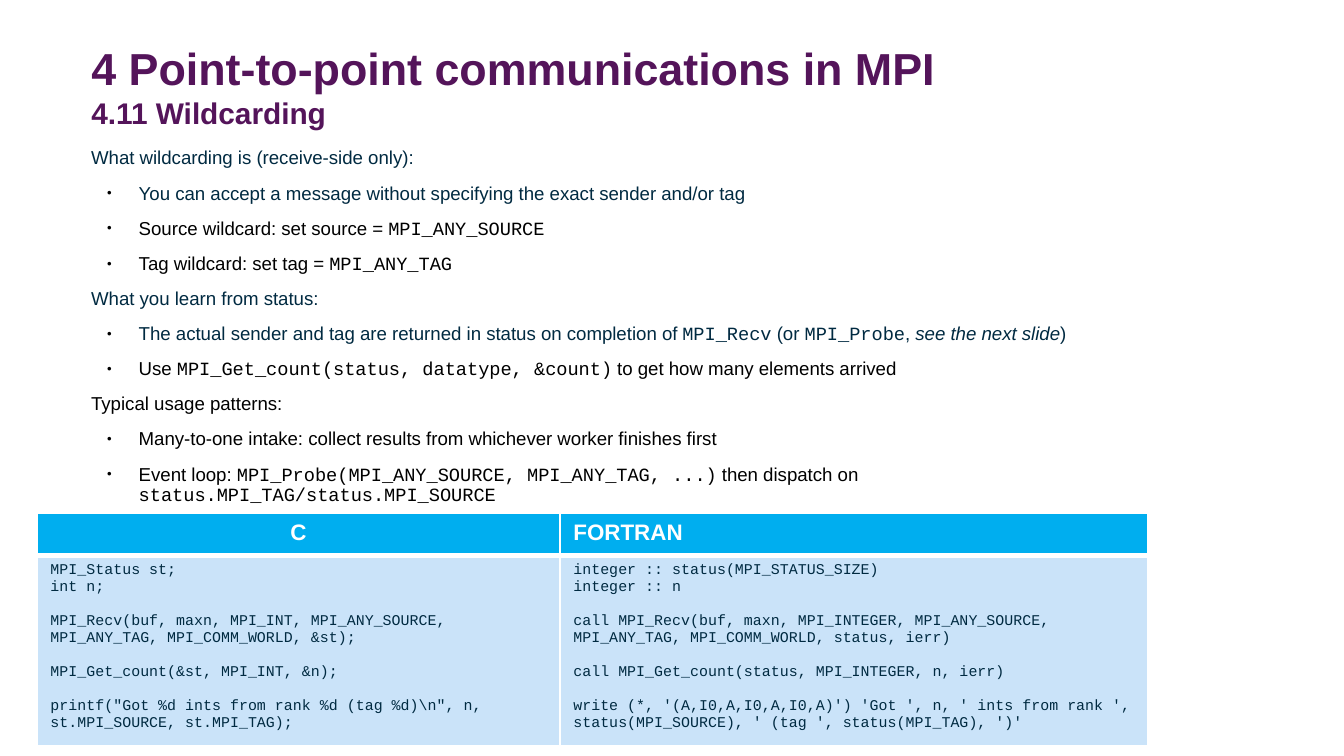
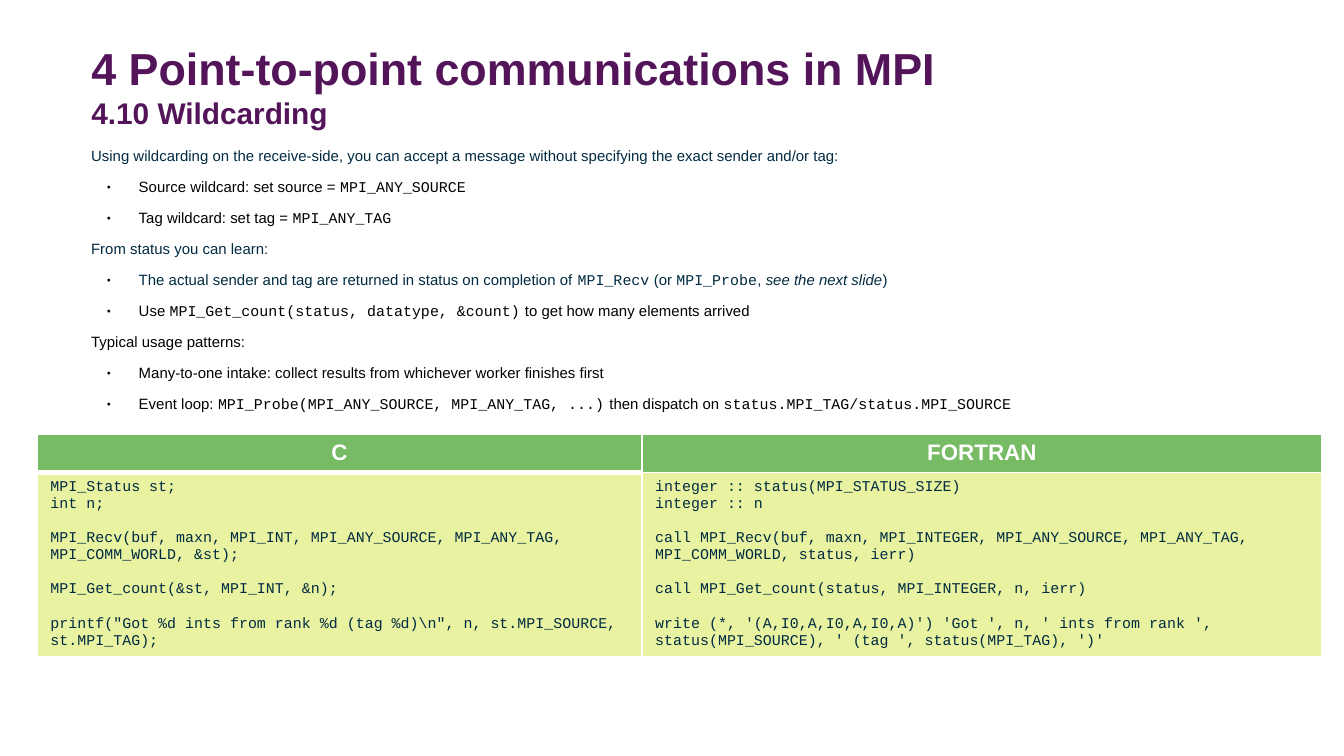
Before and after one commit to DurhamARC-Training/BasicParallelProgramming, a slide deck: slide 46 of OpenMPMPIShortCourse_Spring2026.odp (slide 47 before the commit). Drawn at 1344x756 pixels with LibreOffice and Linux fonts; fonts in the diff are those of the drawing; background and template pictures are left out. Boxes give left, top, right and bottom in pixels: in the first picture for what was removed or moved away, otherwise in the second. Text is boxed around its words. In the diff, an @@ line names an element or a change of style, - is before the commit and + after.

Commit message:
Improve MPI slides: edit some for P2P comms and add some figures for collect. comms

```diff
--- a/OpenMPMPIShortCourse_Spring2026.odp
+++ b/OpenMPMPIShortCourse_Spring2026.odp
@@ title at [91, 52, 935, 129]: text changed @@
-4 Point-to-point communications in MPI
-4.11 Wildcarding
+4 Point-to-point communications in MPI
+4.10 Wildcarding
@@ text at [91, 150, 838, 164]: text changed; size 10 to 8 pt @@
-What wildcarding is (receive-side only):
-● You can accept a message without specifying the exact sender and/or tag
+Using wildcarding on the receive-side, you can accept a message without specifying the exact sender and/or tag:
@@ text at [91, 181, 1011, 412]: size 10 to 8 pt in "Source wildcard: set source = MPI_ANY_SOURCE", "Tag wildcard: set tag = MPI_ANY_TAG", "The actual sender and tag are returned ...", "Use MPI_Get_count(status, datatype, &count) to get how ..." and 3 more places @@
@@ text at [91, 243, 268, 257]: text changed; size 10 to 8 pt @@
-What you learn from status:
+From status you can learn:
@@ table at [38, 434, 1322, 656] @@
@@ fill #00AEEF to #77BC65 in row 1 @@
@@ fill #CAE3F9 to #E8F2A1 in row 2 @@
@@ alignment left to centre @@
@@ borders changed @@
@@ table: place and size @@
-table at [38, 513, 1149, 746]
+table at [38, 434, 1322, 656]
```
Also in this commit, not shown: 19 other slides changed, 6 slides added, 1 slide removed, 1 other file.
